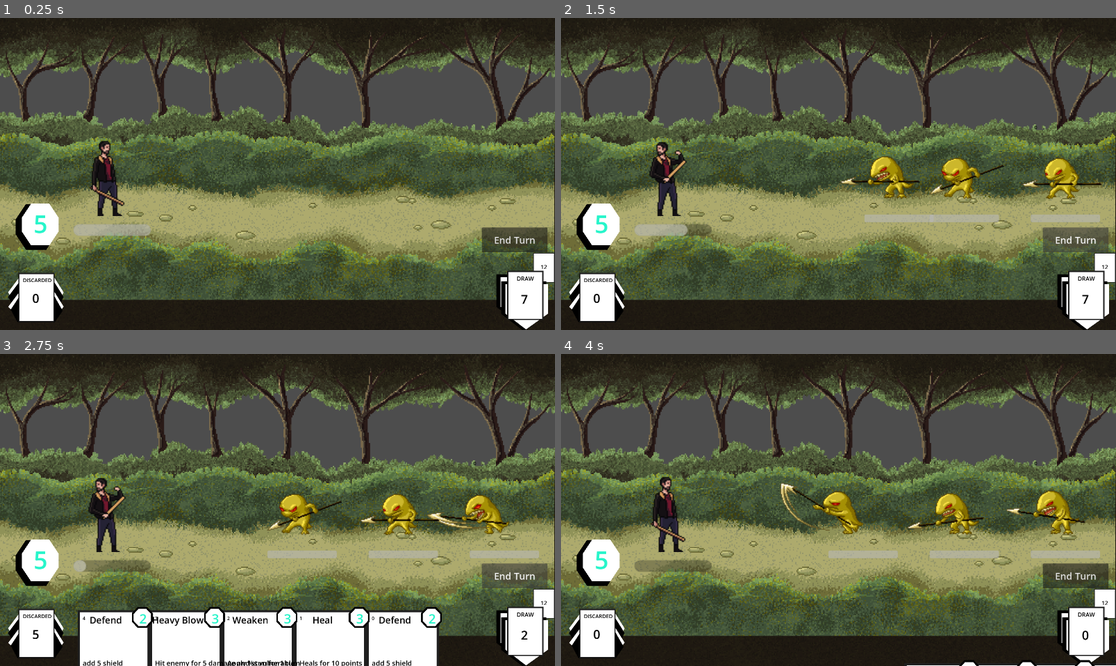
Above: before the commit, frames 1-4 (two rows, left to right).
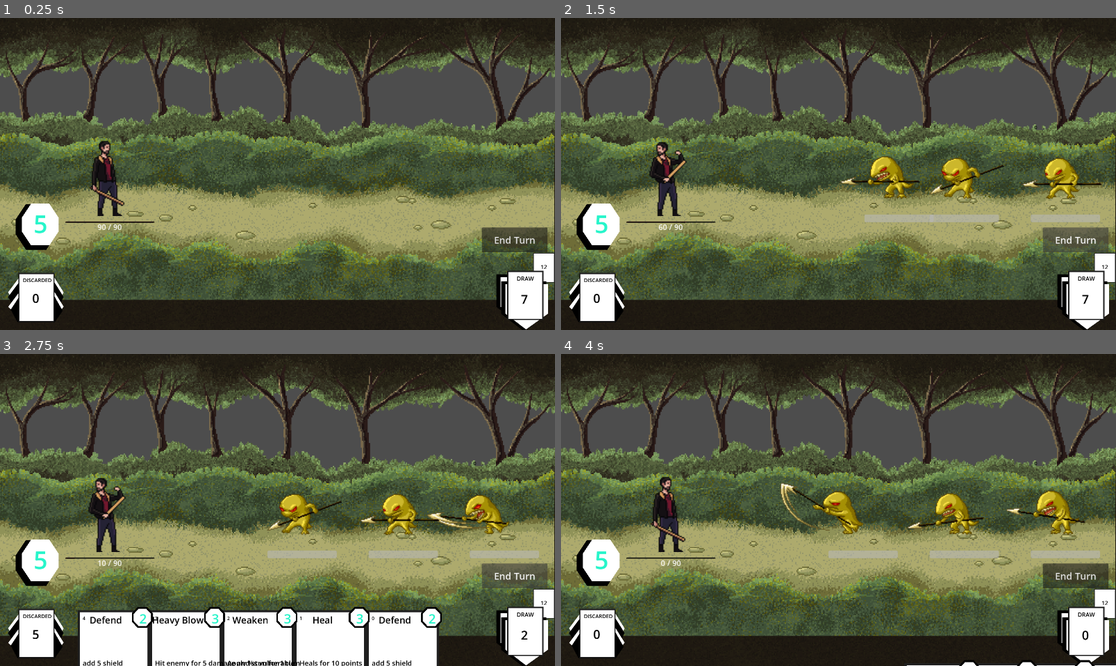
Above: after the commit, the same moments.

Repository: Leosten/card-game
Game: Godot game, scene res://main.tscn
The game is run twice, just before and just after one commit, with the same random seed, the same clock (stepped at 60 frames per second) and the same inputs.
Inputs (mouse positions are in pixels of both pictures, inside the frame that each line leads up to):
- Up to frame 1 (0.25 s): no input
- Up to frame 2 (1.5 s): click "End Turn" at 0.5 s; click "End Turn" at 1.25 s
- Up to frame 3 (2.75 s): click "End Turn" at 2 s
- Up to frame 4 (4 s): move the mouse to (966, 656) at 2.77 s; click (966, 656) at 2.92 s; move the mouse to (971, 628) at 3.52 s; click (971, 628) at 3.67 s

The runs differ from the first frame. In frame 1, 0.6% of the frame differs, in the area x 11-28%, y 65-70%; in frame 2, 0.5%; in frame 3, 0.5%; in frame 4, 0.5%.

Commit message:
start stat window health bar to fix

Diff:
--- a/Resources/Characters/1/Character1.gd
+++ b/Resources/Characters/1/Character1.gd
@@ -1,9 +1,20 @@
 extends TargetCharacter
 
 @export var player_stats : PlayerStats
+@onready var card_hand_hud = $CardHandHud
+
+@onready var stats_window = $CharacterStatsWindow
+
+func _ready():
+	pass
+	#stats_window.stats = player_stats
+	#stats_window = get_node('CharacterStatsWindow')
 
 func init(battle_state: BattleState):
 	player_stats = battle_state.player_stats
+	stats_window = get_node('CharacterStatsWindow')
+	stats_window.stats = player_stats
+
 	connect_player_signals()
 	update()
 
@@ -18,8 +29,9 @@
 		_animated_sprite.play("idle")
 
 func update():
-	$HealthBar.max_value = player_stats.max_health
-	$HealthBar.value = player_stats.health
+	stats_window.update()
+	#$HealthBar.max_value = player_stats.max_health
+	#$HealthBar.value = player_stats.health
 
 func on_stats_changed():
 	update()
--- a/Resources/Characters/1/Character1.tscn
+++ b/Resources/Characters/1/Character1.tscn
@@ -4,6 +4,7 @@
 [ext_resource type="Texture2D" uid="uid://csaj6evpvefy3" path="res://Art/Characters/Raider_3/Idle.png" id="2_mg2aw"]
 [ext_resource type="Texture2D" uid="uid://clnlbi8gjrpm" path="res://Art/Characters/Raider_3/Attack_3.png" id="2_rbtls"]
 [ext_resource type="Texture2D" uid="uid://bp7qtpukemrke" path="res://Art/Characters/Raider_3/Hurt.png" id="3_txy3v"]
+[ext_resource type="PackedScene" uid="uid://bnp4uikc62nj1" path="res://View/Battle/character_stats_window.tscn" id="5_txy3v"]
 
 [sub_resource type="AtlasTexture" id="AtlasTexture_f66ae"]
 atlas = ExtResource("2_rbtls")
@@ -122,9 +123,6 @@
 position = Vector2(-2.5, 28)
 shape = SubResource("RectangleShape2D_q7hkx")
 
-[node name="HealthBar" type="ProgressBar" parent="." unique_id=746671620]
-offset_left = -29.25
-offset_top = 71.25
-offset_right = 37.75
-offset_bottom = 81.25
-show_percentage = false
+[node name="CharacterStatsWindow" parent="." unique_id=1699102038 instance=ExtResource("5_txy3v")]
+position = Vector2(-35.75, 68.75)
+scale = Vector2(0.4, 0.4)
--- /dev/null
+++ b/View/Battle/character_stats_window.gd
@@ -0,0 +1,12 @@
+extends Node
+
+var stats : Targetable
+
+func update():
+	$VBoxContainer/HealthBar.value = stats.health
+	$VBoxContainer/HealthBar.max_value = stats.max_health
+	$VBoxContainer/HealthBar/ShieldBar.value = stats.shield
+	$VBoxContainer/HealthBar/ShieldBar.max_value = stats.max_health
+
+	$VBoxContainer/HealthBar/CenterContainer/HBoxContainer/Health.text = str(stats.health)
+	$VBoxContainer/HealthBar/CenterContainer/HBoxContainer/MaxHealth.text = str(stats.max_health)
--- a/View/Battle/character_stats_window.tscn
+++ b/View/Battle/character_stats_window.tscn
@@ -1,26 +1,51 @@
 [gd_scene format=3 uid="uid://bnp4uikc62nj1"]
 
+[ext_resource type="Script" uid="uid://by3d85qec4on4" path="res://View/Battle/character_stats_window.gd" id="1_xnyjr"]
+[ext_resource type="Theme" uid="uid://dnmuk5j7d4rge" path="res://View/first_theme.tres" id="2_gxebv"]
+[ext_resource type="Theme" uid="uid://cjepiujjxaikd" path="res://View/Battle/shield_bar.theme" id="3_n0or3"]
+
 [node name="CharacterStatsWindow" type="Node2D" unique_id=1699102038]
+script = ExtResource("1_xnyjr")
 
 [node name="VBoxContainer" type="VBoxContainer" parent="." unique_id=212147831]
-offset_right = 596.0
-offset_bottom = 299.0
+offset_right = 192.0
+offset_bottom = 74.0
 
 [node name="HealthBar" type="ProgressBar" parent="VBoxContainer" unique_id=632292429]
 layout_mode = 2
+theme = ExtResource("2_gxebv")
+show_percentage = false
 
-[node name="Health" type="Label" parent="VBoxContainer/HealthBar" unique_id=704031492]
+[node name="CenterContainer" type="CenterContainer" parent="VBoxContainer/HealthBar" unique_id=1848022517]
 layout_mode = 0
-offset_left = 170.0
-offset_top = 84.0
-offset_right = 210.0
-offset_bottom = 107.0
+offset_right = 192.0
+offset_bottom = 23.0
+
+[node name="HBoxContainer" type="HBoxContainer" parent="VBoxContainer/HealthBar/CenterContainer" unique_id=984800883]
+layout_mode = 2
+alignment = 1
+
+[node name="Health" type="Label" parent="VBoxContainer/HealthBar/CenterContainer/HBoxContainer" unique_id=704031492]
+layout_mode = 2
+text = "10"
+
+[node name="Separator" type="Label" parent="VBoxContainer/HealthBar/CenterContainer/HBoxContainer" unique_id=1917310321]
+layout_mode = 2
+text = "/"
+
+[node name="MaxHealth" type="Label" parent="VBoxContainer/HealthBar/CenterContainer/HBoxContainer" unique_id=723403970]
+layout_mode = 2
+text = "100"
 
 [node name="ShieldBar" type="ProgressBar" parent="VBoxContainer/HealthBar" unique_id=704427127]
 layout_mode = 0
-offset_left = 281.0
-offset_right = 597.0
-offset_bottom = 27.0
+offset_left = 86.0
+offset_top = 3.0
+offset_right = 188.0
+offset_bottom = 22.0
+theme = ExtResource("3_n0or3")
+fill_mode = 1
+show_percentage = false
 
 [node name="list_icons" type="HBoxContainer" parent="VBoxContainer" unique_id=133163696]
 layout_mode = 2
--- /dev/null
+++ b/View/first_theme.tres
@@ -0,0 +1,29 @@
+[gd_resource type="Theme" format=3 uid="uid://dnmuk5j7d4rge"]
+
+[sub_resource type="StyleBoxFlat" id="StyleBoxFlat_tk1j3"]
+border_width_left = 1
+border_width_top = 1
+border_width_right = 1
+border_width_bottom = 1
+border_color = Color(0, 0, 0, 1)
+corner_radius_top_left = 4
+corner_radius_top_right = 4
+corner_radius_bottom_right = 4
+corner_radius_bottom_left = 4
+
+[sub_resource type="StyleBoxFlat" id="StyleBoxFlat_pplqn"]
+bg_color = Color(1, 0, 0.3137255, 1)
+border_width_top = 1
+border_width_bottom = 1
+border_color = Color(0, 0, 0, 1)
+border_blend = true
+corner_radius_top_left = 4
+corner_radius_top_right = 4
+corner_radius_bottom_right = 4
+corner_radius_bottom_left = 4
+
+[resource]
+ProgressBar/colors/font_color = Color(0.95, 0.95, 0.95, 1)
+ProgressBar/colors/font_outline_color = Color(0, 0, 0.77254903, 1)
+ProgressBar/styles/background = SubResource("StyleBoxFlat_tk1j3")
+ProgressBar/styles/fill = SubResource("StyleBoxFlat_pplqn")
Not shown, added: View/Battle/character_stats_window.gd.uid
Binary file added: View/Battle/shield_bar.theme
